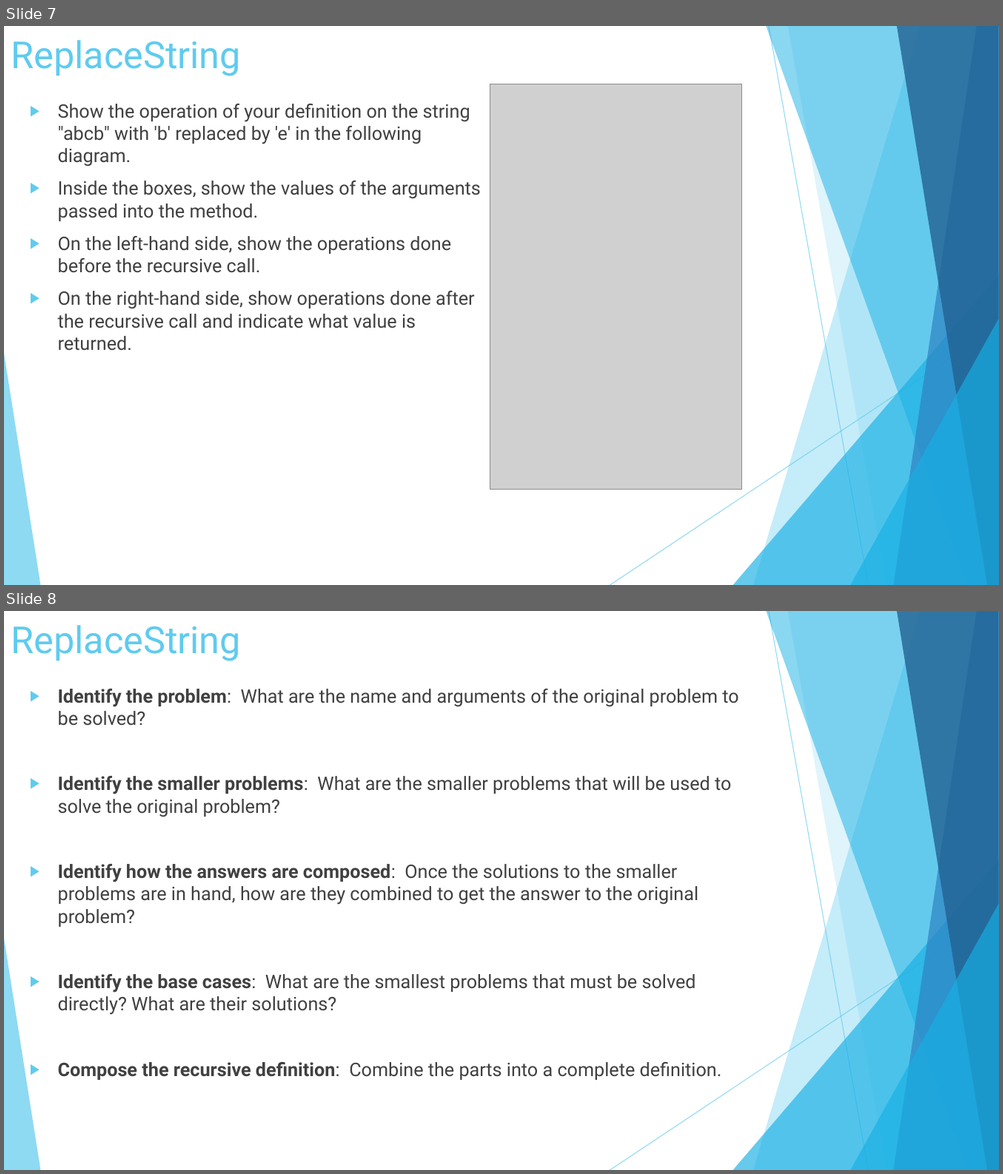
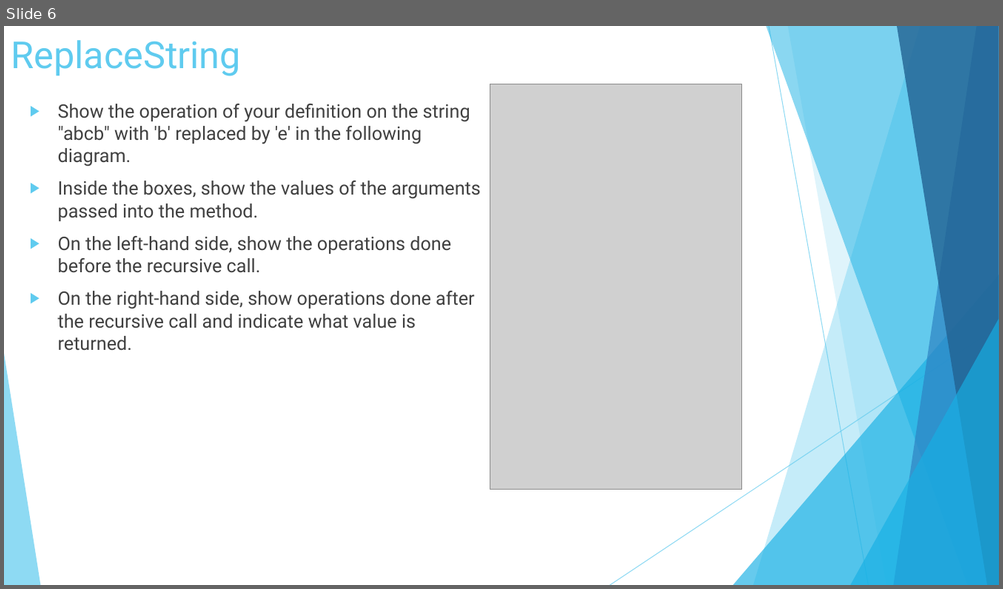
Before and after one commit to rushilgupta1411/CS-0445, a slide deck: Lab4.pptx. Shown one above the other, each under a label of ours: slides 7 and 8 before the commit, slide 6 after it. The pictures are 1003x1174 and 1003x589 pixels, drawn with LibreOffice and Linux fonts; fonts in the diff are those of the drawing; grey boxes stand for pictures. Boxes give left, top, right and bottom in pixels: in the first picture for what was removed or moved away, otherwise in the second. Text is boxed around its words. In the diff, an @@ line names an element or a change of style, - is before the commit and + after.

```diff
--- a/Lab4.pptx
+++ b/Lab4.pptx
@@ slide 8 removed at (4,611,999,1170), background #FFFFFF; not listed: 10 template elements that a slide beside it also shows @@
@@ title removed at (11,625,240,661) @@
-ReplaceString
@@ text removed at (58,689,738,1080) @@
-▶ Identify the problem: What are the name and arguments of the original problem to be solved?
-▶ Identify the smaller problems: What are the smaller problems that will be used to solve the original problem?
-▶ Identify how the answers are composed: Once the solutions to the smaller problems are in hand, how are they combined to get the answer to the original problem?
-▶ Identify the base cases: What are the smallest problems that must be solved directly? What are their solutions?
-▶ Compose the recursive definition: Combine the parts into a complete definition.
@@ what was slide 7 is now slide 6 @@
```
